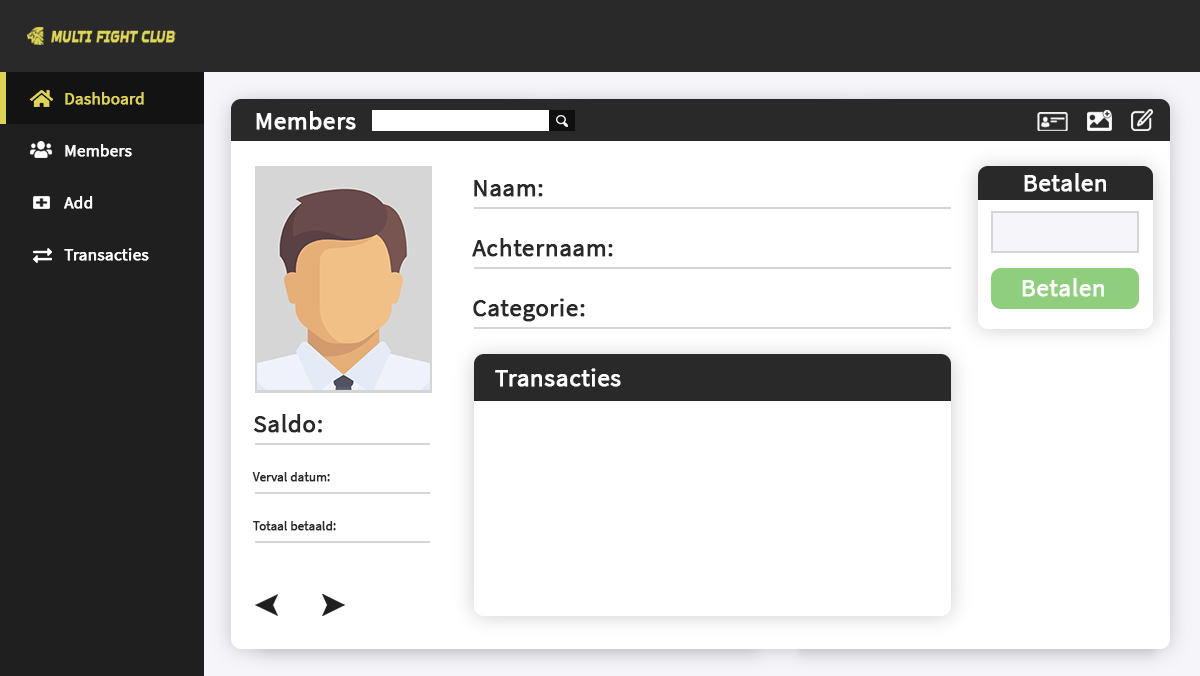
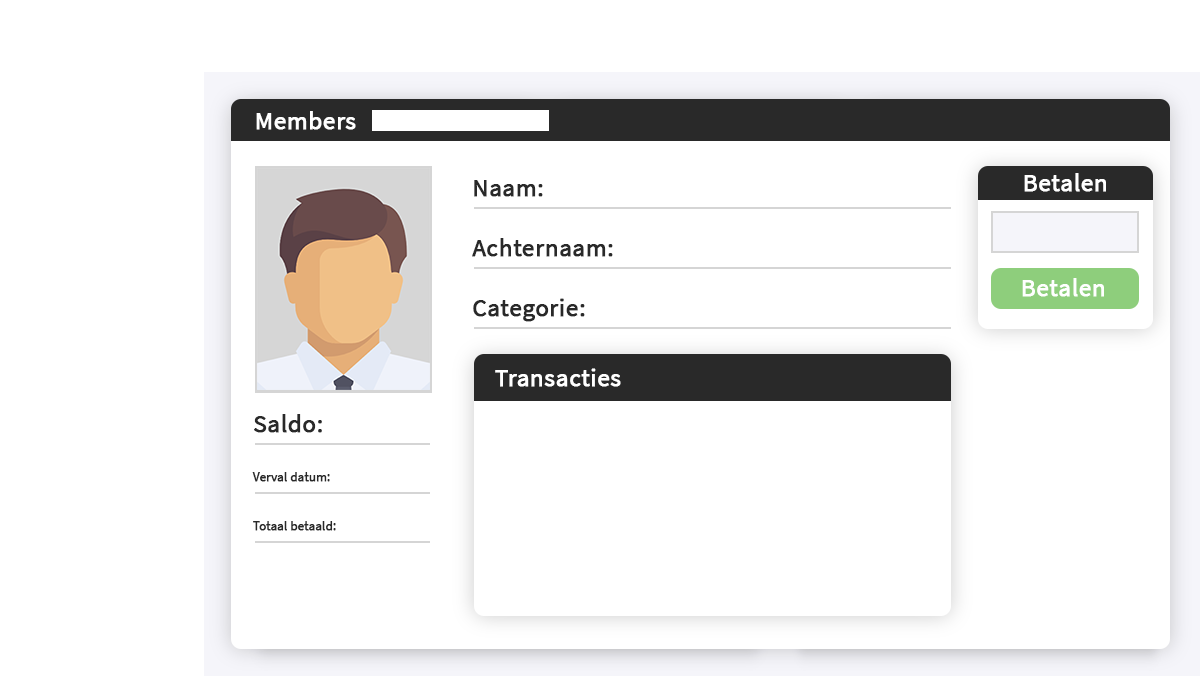
The second w=1200, h=676 image is a revision of the first. Changes to its layers:
hid "right-btn" over [322, 594, 345, 616]
hid "left-btn" over [255, 594, 278, 616]
renamed "Kleurenvulling 9" to "search-btn", hid it over [556, 115, 568, 127]
renamed "Rechthoek 22" to "search-btn bg", hid it over [549, 110, 575, 131]
hid "edit" over [1131, 109, 1153, 131]
renamed "Kleurenvulling 7" to "img add btn", hid it over [1087, 110, 1112, 131]
renamed "Kleurenvulling 8" to "card add", hid it over [1037, 112, 1068, 131]
hid group "Navbar" (1st of 2) (47 layers) over [0, 0, 1200, 676]
hid "logo" over [27, 27, 176, 45]
hid "header" over [0, 0, 1200, 72]
hid "sidebar" over [0, 72, 204, 676]
